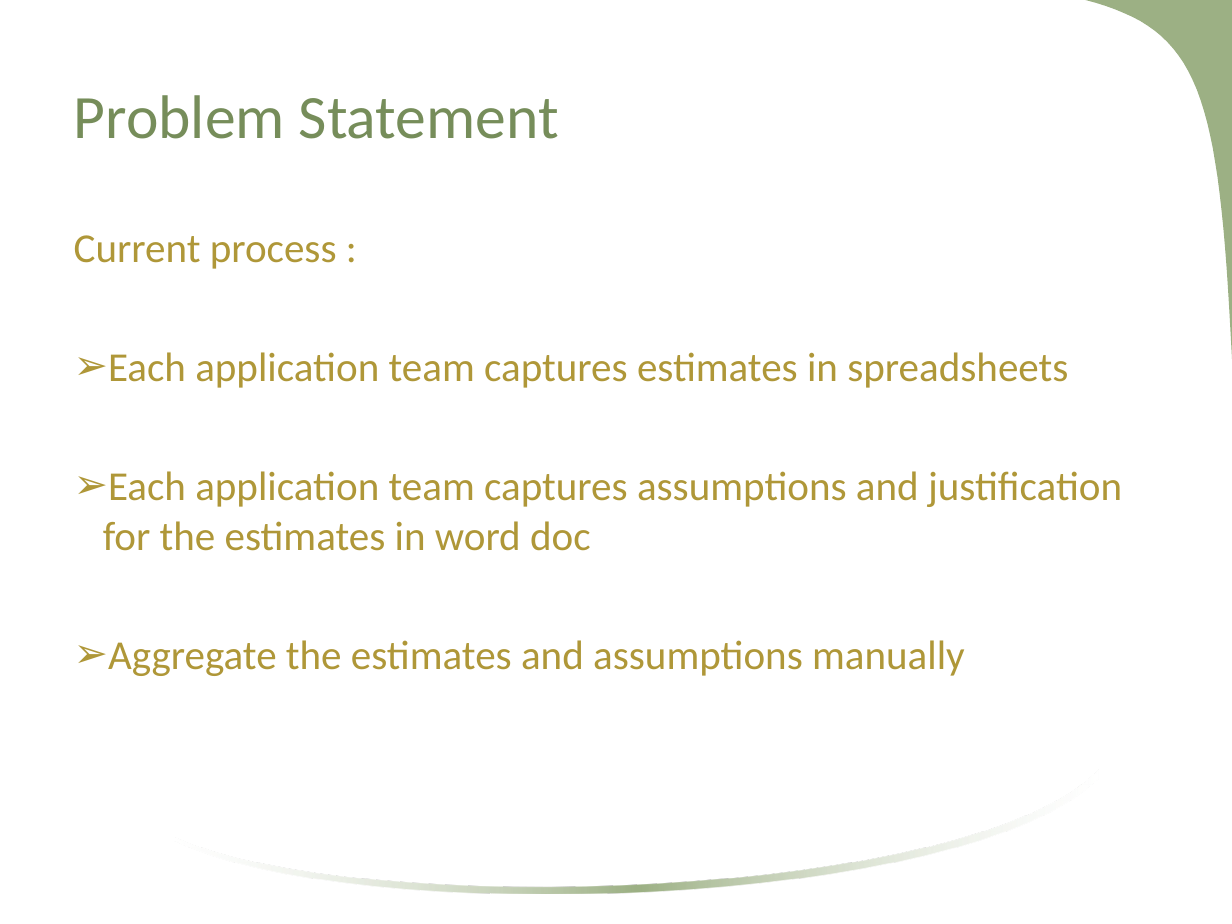
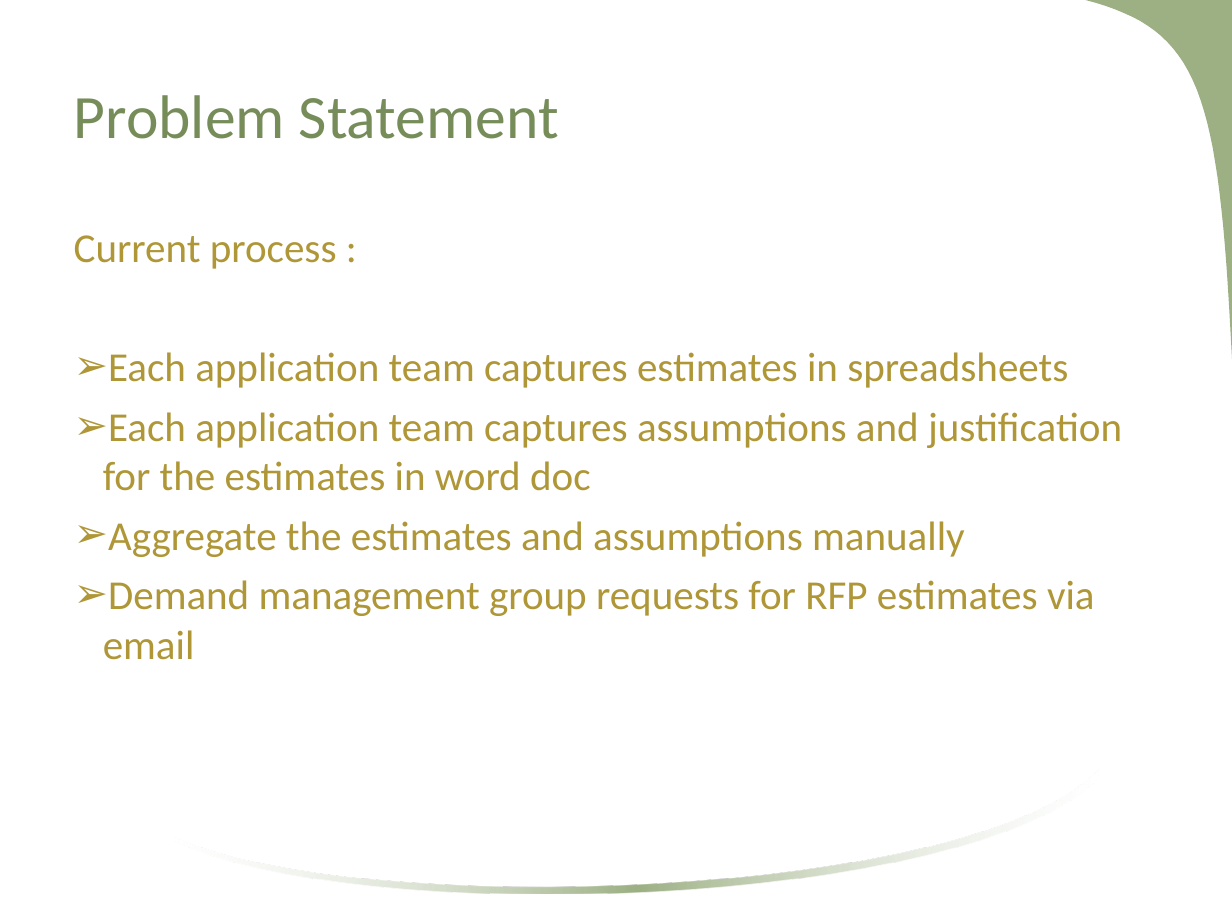
Before and after one commit to kamranzameer/agileFinalProject, a slide deck: slide 4 of docs/WorkPackage Management -Project Proposal.ppt. Drawn at 1232x924 pixels with LibreOffice and Linux fonts; fonts in the diff are those of the drawing; background and template pictures are left out. Boxes give left, top, right and bottom in pixels: in the first picture for what was removed or moved away, otherwise in the second. Text is boxed around its words. In the diff, an @@ line names an element or a change of style, - is before the commit and + after.

```diff
--- a/docs/WorkPackage Management -Project Proposal.ppt
+++ b/docs/WorkPackage Management -Project Proposal.ppt
@@ text at [103, 580, 1095, 660]: paragraph added @@
+➢ Demand management group requests for RFP estimates via email
```
Also in this commit, not shown: 1 other file.
